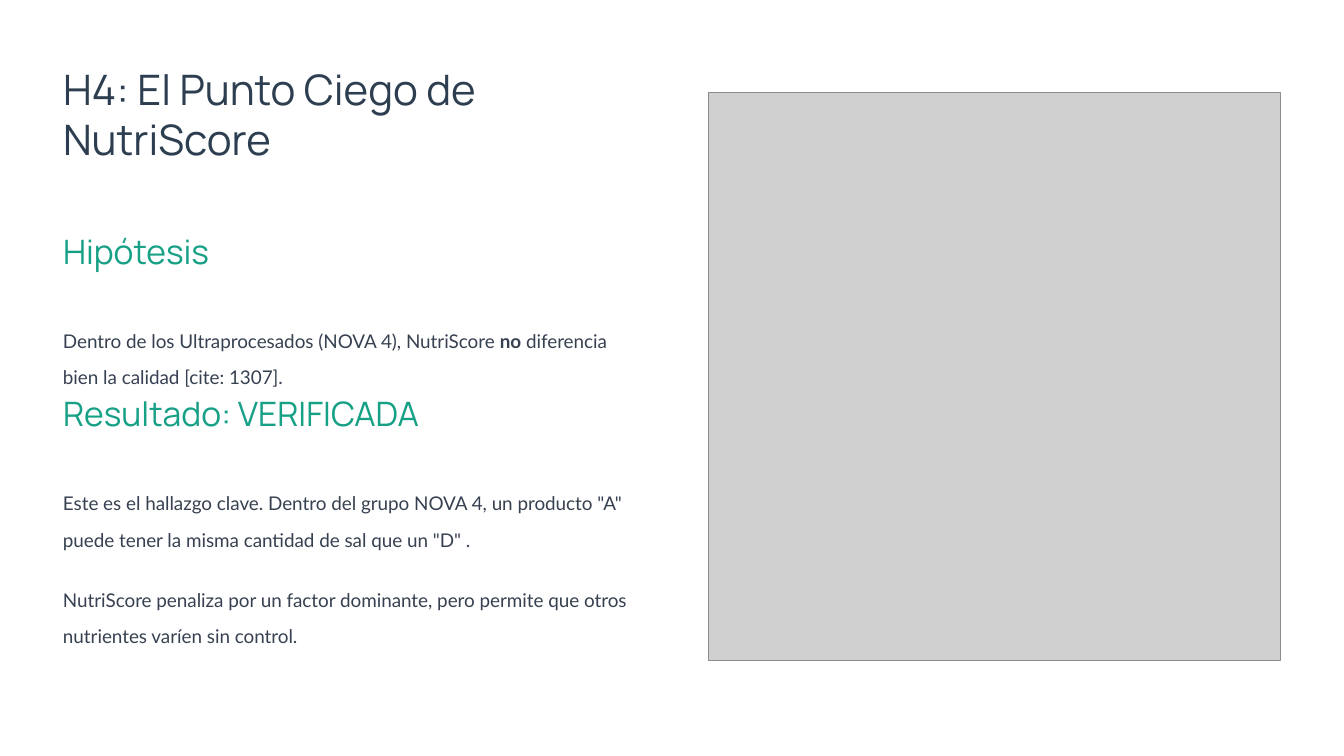
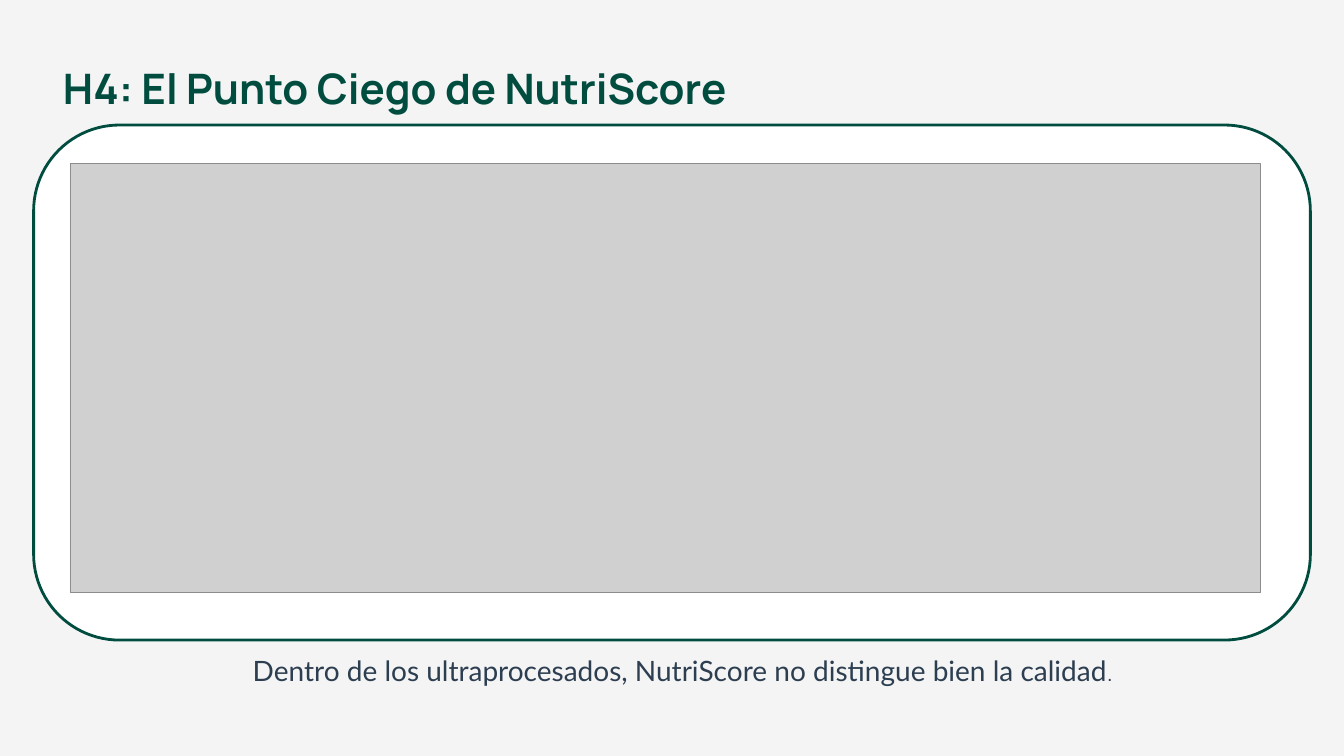
Before and after one commit to SergioMartinezRico/EDA_Nutriscore_NOVA, a slide deck: slide 13 of Análisis NutriScore vs NOVA.pptx (slide 14 before the commit). Drawn at 1344x756 pixels with LibreOffice and Linux fonts; fonts in the diff are those of the drawing; grey boxes stand for pictures. Boxes give left, top, right and bottom in pixels: in the first picture for what was removed or moved away, otherwise in the second. Text is boxed around its words. In the diff, an @@ line names an element or a change of style, - is before the commit and + after.

```diff
--- a/Análisis NutriScore vs NOVA.pptx
+++ b/Análisis NutriScore vs NOVA.pptx
@@ background #FFFFFF to #F4F4F4 @@
@@ text "H4: El Punto Ciego de ..." at box(63, 73, 727, 115): text colour #2C3E50 to #004D40, bold on @@
@@ picture removed at box(709, 93, 1281, 660) @@
@@ rounded rectangle added at box(33, 125, 1311, 640), fill #FFFFFF, outline #004D40 2 pt @@
@@ picture added at box(71, 163, 1260, 593) @@
@@ text removed at box(63, 237, 209, 272) @@
-Hipótesis
@@ text removed at box(63, 401, 419, 427) @@
-Resultado: VERIFICADA
@@ text removed at box(63, 496, 622, 551) @@
-Este es el hallazgo clave. Dentro del grupo NOVA 4, un producto "A" puede tener la misma cantidad de sal que un "D" .
@@ text removed at box(63, 593, 627, 643) @@
-NutriScore penaliza por un factor dominante, pero permite que otros nutrientes varíen sin control.
@@ text at box(253, 660, 1107, 686): text changed; size 13.5 to 20 pt; text colour #374151 to #2C3E50 @@
-Dentro de los Ultraprocesados (NOVA 4), NutriScore no diferencia bien la calidad [cite: 1307].
+Dentro de los ultraprocesados, NutriScore no distingue bien la calidad.
```
Also in this commit, not shown: 14 other slides changed, 3 slides added, 3 slides removed.
